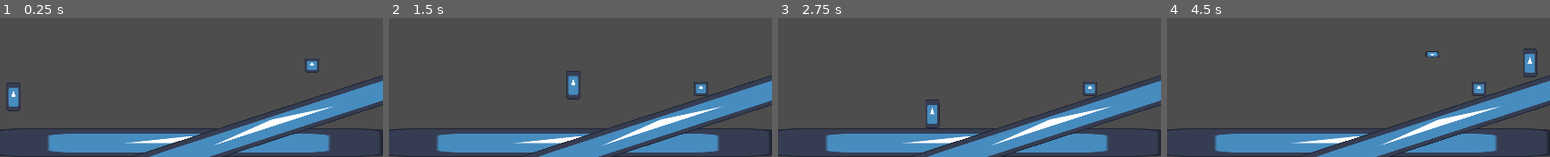
Above: before the commit, frames 1-4 (left to right).
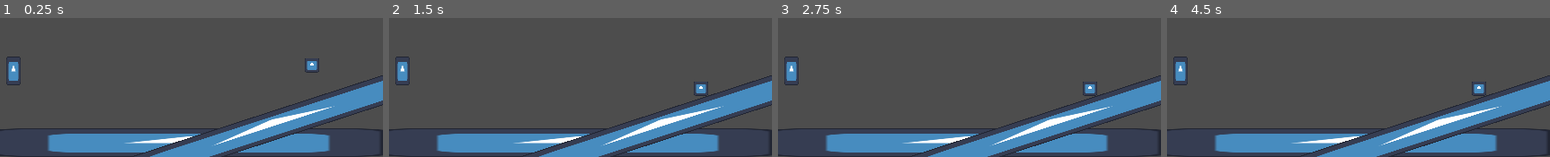
Above: after the commit, the same moments.

Repository: BisDante/venom-shadow
Game: Godot game, scene res://scenes/test_stage.tscn
Same seed, same stepped clock (60 frames per second), same inputs: the game is played once before the commit and once after it. The engine's default icon, where the game draws it, is replaced by a stand-in: a white triangle on a blue panel in a dark square.
Inputs:
- Up to frame 1 (0.25 s): no input
- Up to frame 2 (1.5 s): tap Enter (ui_accept) at 0.5, 0.77, 0.8, 1.07, 1.35 s; hold Right (ui_right) from 0.53 s (still down); tap A (shoot) at 0.6 s
- Up to frame 3 (2.75 s): tap Enter (ui_accept) at 1.52, 1.82, 2.3 s; tap A (shoot) at 1.55, 2.1 s; release Right (ui_right) at 2.03 s; hold Left (ui_left) from 2.03 s (still down)
- Up to frame 4 (4.5 s): release Left (ui_left) at 2.78 s; hold Right (ui_right) 2.78-4.28 s; tap A (shoot) at 2.85, 4.35 s; tap Enter (ui_accept) at 3.02, 3.32, 3.6, 3.77, 4.07 s; hold Left (ui_left) from 4.28 s (still down)

The runs differ from the first frame. In frame 1, 1.0% of the frame differs, in the area x 1-6%, y 27-68%; in frame 2, 1.0%; in frame 3, 0.9%; in frame 4, 1.1%, in the area x 1-97%, y 21-49%.
Error after the commit: Parse Error: Identifier "Global" not declared in the current scope. (res://scripts/player.gd:10)

Commit message:
adicionado state machine

Diff:
--- a/scenes/player.tscn
+++ b/scenes/player.tscn
@@ -1,7 +1,10 @@
-[gd_scene load_steps=5 format=3 uid="uid://decl64rhft3v5"]
+[gd_scene load_steps=8 format=3 uid="uid://decl64rhft3v5"]
 
 [ext_resource type="Script" uid="uid://cpiqekhl8fj6b" path="res://scripts/player.gd" id="1_hjaqi"]
 [ext_resource type="Texture2D" uid="uid://dax4srugihapr" path="res://assets/sprites/icon.svg" id="1_xo3ru"]
+[ext_resource type="Script" uid="uid://drk04gvom83sf" path="res://scripts/state_machine.gd" id="3_qhqgy"]
+[ext_resource type="Script" uid="uid://bvod71646dwcy" path="res://scripts/player_run.gd" id="4_dqkch"]
+[ext_resource type="Script" uid="uid://bsgjjl21qjiug" path="res://scenes/player_jump.gd" id="5_qlg0r"]
 
 [sub_resource type="RectangleShape2D" id="RectangleShape2D_xo3ru"]
 size = Vector2(16, 32)
@@ -35,3 +38,15 @@
 position = Vector2(0, -15.5)
 shape = SubResource("RectangleShape2D_g2els")
 debug_color = Color(0.19621193, 0.6417471, 0, 0.41960785)
+
+[node name="StateMachine" type="Node" parent="."]
+script = ExtResource("3_qhqgy")
+
+[node name="PlayerRun" type="Node" parent="StateMachine" node_paths=PackedStringArray("jump")]
+script = ExtResource("4_dqkch")
+jump = NodePath("../PlayerJump")
+
+[node name="PlayerJump" type="Node" parent="StateMachine"]
+script = ExtResource("5_qlg0r")
+
+[node name="PlayerFall" type="Node" parent="StateMachine"]
--- a/scripts/player.gd
+++ b/scripts/player.gd
@@ -5,33 +5,11 @@
 const bullet = preload("res://scenes/bullet.tscn")
 @onready var gun_pivot = $GunPivot
 @onready var gun_tip = $GunPivot/GunTip
+@onready var state_machine = $StateMachine
 
-enum State {IDLE, RUN, CROUCH, JUMP, FALL, DEATH, SPAWNING, WIN}
-enum AimState {UP, DOWN, FORWARD}
-enum Mode {GREEN, PURPLE}
-
-var curr_state : State = State.IDLE
-var curr_aim_state : AimState = AimState.FORWARD
-var curr_mode = Mode.GREEN
+var curr_mode = Global.Mode.GREEN
 var facing = 1 # 1 direita -1 esquerda
 var hp = 3
-
-func enter_state(state: State):
-	curr_state = state
-	match State:
-		State.IDLE:
-			pass
-
-
-func quit_state():
-	match curr_state:
-		State.IDLE:
-			pass
-
-
-func change_state(state: State):
-	quit_state()
-	enter_state(state)
 
 
 func receive_damage():
@@ -39,32 +17,37 @@
 	print("Ouch! HP: ", hp)
 
 
+func _ready() -> void:
+	state_machine.init(self)
+
+
 func _physics_process(delta: float) -> void:
+	state_machine.update(delta)
 	# Add the gravity.
-	if not is_on_floor():
-		velocity += get_gravity() * delta
-
-	# Handle jump.
-	if Input.is_action_just_pressed("ui_accept") and is_on_floor():
-		velocity.y = JUMP_VELOCITY
-
-	var direction := Input.get_axis("ui_left", "ui_right")
-	if direction:
-		if is_on_floor():
-			facing = sign(direction)
-		velocity.x = direction * SPEED
-	else:
-		velocity.x = move_toward(velocity.x, 0, SPEED)
-
-	var shoot_angle = 0 + 90 * (facing - 1)
-
-	if Input.is_action_just_pressed("shoot"):
-		if Input.is_action_pressed("ui_up"):
-			shoot_angle = -90
-
-		gun_pivot.rotation_degrees = shoot_angle
-		var new_bullet = bullet.instantiate()
-		get_parent().add_child(new_bullet)
-		new_bullet.setup(true, gun_tip.global_position, shoot_angle, Mode.GREEN)
-
-	move_and_slide()
+	#if not is_on_floor():
+		#velocity += get_gravity() * delta
+#
+	## Handle jump.
+	#if Input.is_action_just_pressed("ui_accept") and is_on_floor():
+		#velocity.y = JUMP_VELOCITY
+#
+	#var direction := Input.get_axis("ui_left", "ui_right")
+	#if direction:
+		#if is_on_floor():
+			#facing = sign(direction)
+		#velocity.x = direction * SPEED
+	#else:
+		#velocity.x = move_toward(velocity.x, 0, SPEED)
+#
+	#var shoot_angle = 0 + 90 * (facing - 1)
+	#
+	#if Input.is_action_just_pressed("shoot"):
+		#if Input.is_action_pressed("ui_up"):
+			#shoot_angle = -90
+			#
+		#gun_pivot.rotation_degrees = shoot_angle
+		#var new_bullet = bullet.instantiate()
+		#get_parent().add_child(new_bullet)
+		#new_bullet.setup(true, gun_tip.global_position, shoot_angle, Global.Mode.GREEN)
+#
+	#move_and_slide()
--- /dev/null
+++ b/scripts/player_jump.gd
@@ -0,0 +1,28 @@
+extends State
+
+func enter():
+	actor.velocity.y = actor.JUMP_VELOCITY
+
+
+func update(delta):
+	actor.velocity += actor.get_gravity() * delta
+	var direction := Input.get_axis("ui_left", "ui_right")
+	if direction:
+		if actor.is_on_floor():
+			actor.facing = sign(direction)
+		actor.velocity.x = direction * actor.SPEED
+	else:
+		actor.velocity.x = move_toward(actor.velocity.x, 0, actor.SPEED)
+
+	var shoot_angle = 0 + 90 * (actor.facing - 1)
+
+	if Input.is_action_just_pressed("shoot"):
+		if Input.is_action_pressed("ui_up"):
+			shoot_angle = -90
+
+		actor.gun_pivot.rotation_degrees = shoot_angle
+		var new_bullet = actor.bullet.instantiate()
+		get_parent().add_child(new_bullet)
+		new_bullet.setup(true, actor.gun_tip.global_position, shoot_angle, Global.Mode.GREEN)
+
+	actor.move_and_slide()
--- /dev/null
+++ b/scripts/player_run.gd
@@ -0,0 +1,35 @@
+extends State
+
+@export var jump : Node
+@export var fall: Node
+
+signal change_state(new_state)
+
+func update(delta):
+	if not actor.is_on_floor():
+		actor.velocity += actor.get_gravity() * delta
+		# change_state.emit(fall)
+
+	if Input.is_action_just_pressed("ui_accept") and actor.is_on_floor():
+		change_state.emit(jump)
+
+	var direction := Input.get_axis("ui_left", "ui_right")
+	if direction:
+		if actor.is_on_floor():
+			actor.facing = sign(direction)
+		actor.velocity.x = direction * actor.SPEED
+	else:
+		actor.velocity.x = move_toward(actor.velocity.x, 0, actor.SPEED)
+
+	var shoot_angle = 0 + 90 * (actor.facing - 1)
+
+	if Input.is_action_just_pressed("shoot"):
+		if Input.is_action_pressed("ui_up"):
+			shoot_angle = -90
+
+		actor.gun_pivot.rotation_degrees = shoot_angle
+		var new_bullet = actor.bullet.instantiate()
+		get_parent().add_child(new_bullet)
+		new_bullet.setup(true, actor.gun_tip.global_position, shoot_angle, Global.Mode.GREEN)
+
+	actor.move_and_slide()
--- /dev/null
+++ b/scripts/state.gd
@@ -0,0 +1,19 @@
+extends Node
+class_name State
+
+var actor
+
+func enter():
+	pass
+
+
+func exit():
+	pass
+
+
+func init(_actor):
+	actor = _actor
+
+
+func update(delta):
+	pass
--- /dev/null
+++ b/scripts/state_machine.gd
@@ -0,0 +1,16 @@
+extends Node
+
+@onready var current_state = $PlayerRun
+
+func init(actor):
+	for child in get_children():
+		child.init(actor)
+		child.connect("change_state", change_state)
+
+func update(delta):
+	current_state.update(delta)
+
+func change_state(new_state):
+	current_state.exit()
+	new_state.enter()
+	current_state = new_state
